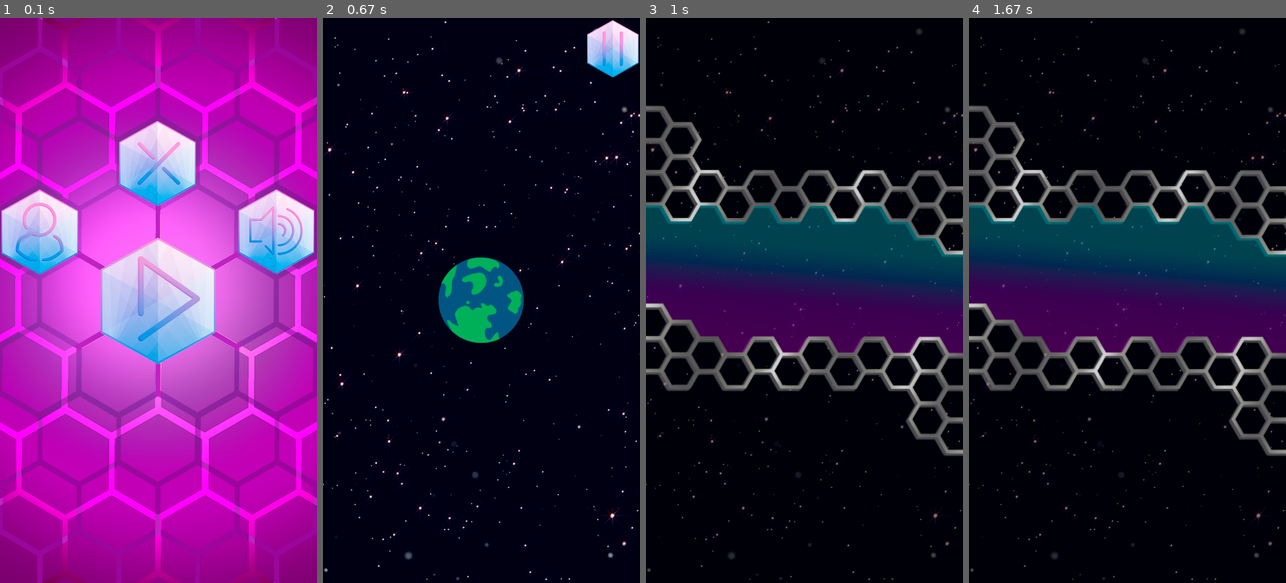
Above: before the commit, frames 1-4 (left to right).
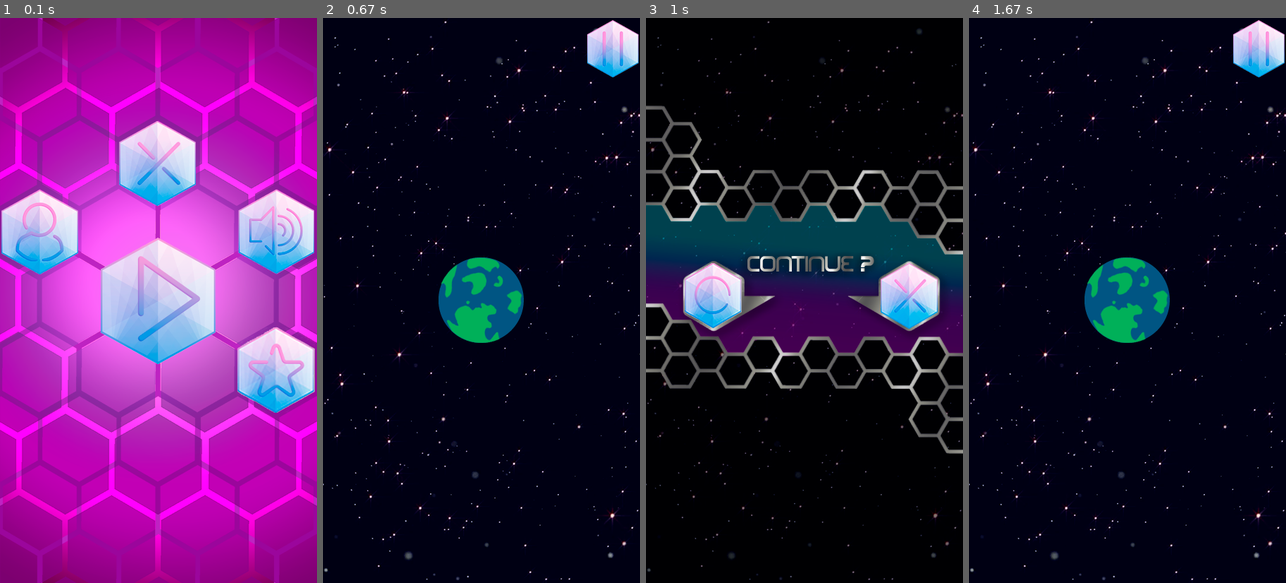
Above: after the commit, the same moments.

Repository: DualStream799/Hexon
Game: pygame game, started from Hexon_MainFile.py
Same seed, same stepped clock (60 frames per second), same inputs: the game is played once before the commit and once after it.
Inputs (mouse positions are in pixels of both pictures, inside the frame that each line leads up to):
- Up to frame 1 (0.1 s): no input
- Up to frame 2 (0.67 s): click (481, 300) at 0.38 s
- Up to frame 3 (1 s): click (934, 46) at 0.72 s
- Up to frame 4 (1.67 s): click (1228, 283) at 1.22 s

The runs differ from the first frame. In frame 1, 2.8% of the frame differs, in the area x 74-100%, y 54-70%; in frame 2, nothing differs; in frame 3, 8.5%; in frame 4, 31%, in the area x 0-100%, y 0-100%.

Commit message:
Pause page structure complete, new button add on Home PAge and new images added

Diff:
--- a/Funcionalities Help/pygame_continuousRotation_test.py
+++ b/Funcionalities Help/pygame_continuousRotation_test.py
@@ -43,8 +43,9 @@
 
 def main(screen):
     pygame.display.set_caption("Planet Rotation")
-    background = pygame.Surface(screen.get_size())
-    background = background.convert()
+    background = pygame.image.load("home_purple_small.png")
+    #background = pygame.Surface(screen.get_size())
+    #background = background.convert()
     #background.fill((0, 75, 200))
     #screen.blit(background, (0, 0))
     planet = Planet(screen)
--- /dev/null
+++ b/Funcionalities Help/pygame_rotation_test.py
@@ -0,0 +1,34 @@
+import pygame
+
+
+
+display_width = 800
+display_height = 450
+screen = pygame.display.set_mode((display_height, display_width))
+clock = pygame.time.Clock()
+
+def main():
+	background = pygame.image.load('home_purple_small.png')
+	planet_img = pygame.image.load('planet_original.png').convert()
+	ring_x = 0
+	ring_y = 0
+	planet_img.center = (500, 375)
+	direction = 'right'
+	rotateBy = 10
+	angle = 0
+	going = True
+	while going:
+		for event in pygame.event.get():
+			if event.type == QUIT or (event.type == KEYDOWN and event.type == K_ESCAPE):
+				going = False
+		screen.blit(background)
+		angle += rotateBy
+		planet_imgNew = pygame.transform.rotate(planet_img, angle)
+		#ring_rectNew = ring_imgNew.get_rect()
+		planet_imgNew.center = (500, 475)
+
+		screen.blit(planet_imgNew)
+		clock.tick(60)
+		pygame.display.update()
+
+main()
--- a/Hexon_MainFile.py
+++ b/Hexon_MainFile.py
@@ -96,7 +96,9 @@
 # but_config = pygame.image.load(r'.\Images\Buttons\hex_but_config.png')
 # but_locked = pygame.image.load(r'.\Images\Buttons\hex_but_locked.png')
 but_pause = pygame.image.load(r'.\Images\Buttons\Small\hex_but_pause_small.png')
-
+but_pause_yes = pygame.image.load(r'.\Images\Buttons\Small\hex_but_pause_yes.png')
+but_pause_no = pygame.image.load(r'.\Images\Buttons\Small\hex_but_pause_no.png')
+but_star = pygame.image.load(r'.\Images\Buttons\Small\hex_but_star.png')
 # Cursor:
 cursor_up_center = pygame.image.load(r'.\Images\Cursor\cursor_original.png')
 cursor_up_right = pygame.transform.rotate(cursor_up_center, 60)
@@ -119,8 +121,9 @@
 but_voloff_pos = [[338, 243], [338 + 106, 243 + 122]]
 but_profile_pos = [[2, 243], [2 + 109, 243 + 120]]
 but_pause_pos = [[375, 3], [375 + 73, 3 + 81]]
-but_yes_pos = [[], []]
-but_no_pos = [[], []]
+but_pause_yes_pos = [[55, 347], [55 + 81, 347 + 92]]
+but_pause_no_pos = [[333, 347], [333 + 81, 347 + 93]]
+but_star_pos = [[337, 438], [337 + 110, 438 + 121]]
 """
 but_config_pos = [[2, 243], [2 + 109, 243 + 120]]
 but_contact_pos = [[2, 243], [2 + 109, 243 + 120]]
@@ -173,7 +176,8 @@
 # Barrier Class (Object User controled):
 class Barrier:
 	def __init__(self, sprite):
-		self.speed = speed
+		self.speed_x = speed_x
+		self.speed_y = speed_y
 		self.sprite = sprite
 		self.pos_x = pos_x
 		self.pos_y = pos_y
@@ -187,6 +191,7 @@
 	def rotate_ACL(self):
 		pos_x = self.radius*math.sin(-pos_x)
 		pos_y = self.radius*math.sin(-pos_y)
+
 # ------------------------------ PLAYERS CLASSES ---------------------------------------------- #
 
 class PlayerOne:
@@ -211,6 +216,8 @@
 		screen.blit(but_play, (but_play_pos[0][0], but_play_pos[0][1]))
 		screen.blit(but_volon, (but_volon_pos[0][0], but_volon_pos[0][1]))
 		screen.blit(but_profile, (but_profile_pos[0][0], but_profile_pos[0][1]))
+		screen.blit(but_star, (but_star_pos[0][0], but_star_pos[0][1]))
+
 		# screen.blit(but_config, (but_config_pos[0][0], but_config_pos[0][1]))
 		# screen.blit(but_contact, (but_contact_pos[0][0], but_contact_pos[0][1]))
 		# Screen Commands:
@@ -267,6 +274,9 @@
 		# Loading Home Page (showing all the elements which compose the menu):
 		screen.blit(game_space, (0, 0))
 		screen.blit(pause_page_original, (0, 0))
+		screen.blit(but_pause_yes, (but_pause_yes_pos[0][0], but_pause_yes_pos[0][1]))
+		screen.blit(but_pause_no, (but_pause_no_pos[0][0], but_pause_no_pos[0][1]))
+		# Screen commands:
 		for event in pygame.event.get():
 			# Quit Command (Calls 'GameEnd' function):
 			if event.type == pygame.QUIT or event.type == pygame.K_ESCAPE:
@@ -280,9 +290,15 @@
 				print(mouse_pos_x, mouse_pos_y)
 
 				# YES BUTTON Clicked:
-				#if (mouse_pos_x in range(but_pause_pos[0][0], but_pause_pos[1][0])) and (mouse_pos_y in range(but_pause_pos[0][1], but_pause_pos[1][1])):
-				#	print("Pause Clicked")
-
+				if (mouse_pos_x in range(but_pause_yes_pos[0][0], but_pause_yes_pos[1][0])) and (mouse_pos_y in range(but_pause_yes_pos[0][1], but_pause_yes_pos[1][1])):
+					print("Pause Yes Clicked")
+					pause_runner = False
+
+				# NO BUTTON Clicked:
+				if (mouse_pos_x in range(but_pause_no_pos[0][0], but_pause_no_pos[1][0])) and (mouse_pos_y in range(but_pause_no_pos[0][1], but_pause_no_pos[1][1])):
+					print("Pause No Clicked")
+					pause_runner = False
+					game_runner = False
 		# Atualizating Screen:
 		pygame.display.update()
 		# Frame Rate Update (current rate: 60fps):
@@ -302,6 +318,7 @@
 	# Game Loop
 	while game_runner:
 		angle = 15
+		image_alpha = 0
 		# Loading Home Page (showing all the elements which compose the menu):
 		screen.blit(game_space, (0, 0))
 		screen.blit(but_pause, (but_pause_pos[0][0], but_pause_pos[0][1]))
@@ -315,7 +332,7 @@
 				game_runner = False
 			# Pause Command (Calls 'PauseMode' function):
 			if event.type == pygame.K_SPACE:
-				PauseMode()
+				PausePage()
 
 			# CLOCKWISE BARRIER Command (Make Barrier rotate to the right):
 			if event.type == pygame.K_a:
@@ -367,9 +384,7 @@
 """
 X Home Page
 ----Navbar
-X ----Mute/Sound
-X ----Profile Button
-X ----Close Button
+
 ----Contact Button
 --------
 --------
@@ -378,7 +393,6 @@
 ----Configuration Button
 --------Username
 --------Sinc Status
-X ----Play Button
 Modes
 ----Original
 ----Flawless Mode
Binary file added: Funcionalities Help/home_purple_small.png
Binary file changed: Images/Background/pause_original_small.png
Binary file added: Images/Buttons/Small/hex_but_pause_no.png
Binary file added: Images/Buttons/Small/hex_but_pause_yes.png
Binary file added: Images/Buttons/Small/hex_but_star.png
Binary file added: Images/Buttons/hex_but_star.png
Binary file added: Images/Buttons/hex_but_yes.png
Not shown, changed: Images/hexon_background.psd
Not shown, changed: Images/hexon_buttons.psd
